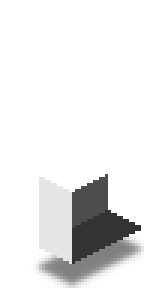
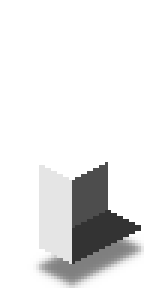
Layer changes from the first 144px x 288px image to the second:
painted on "Cover" over [39, 162, 108, 192]
painted on "Front" over [39, 165, 72, 192]
painted on "Side" over [39, 162, 108, 171]
